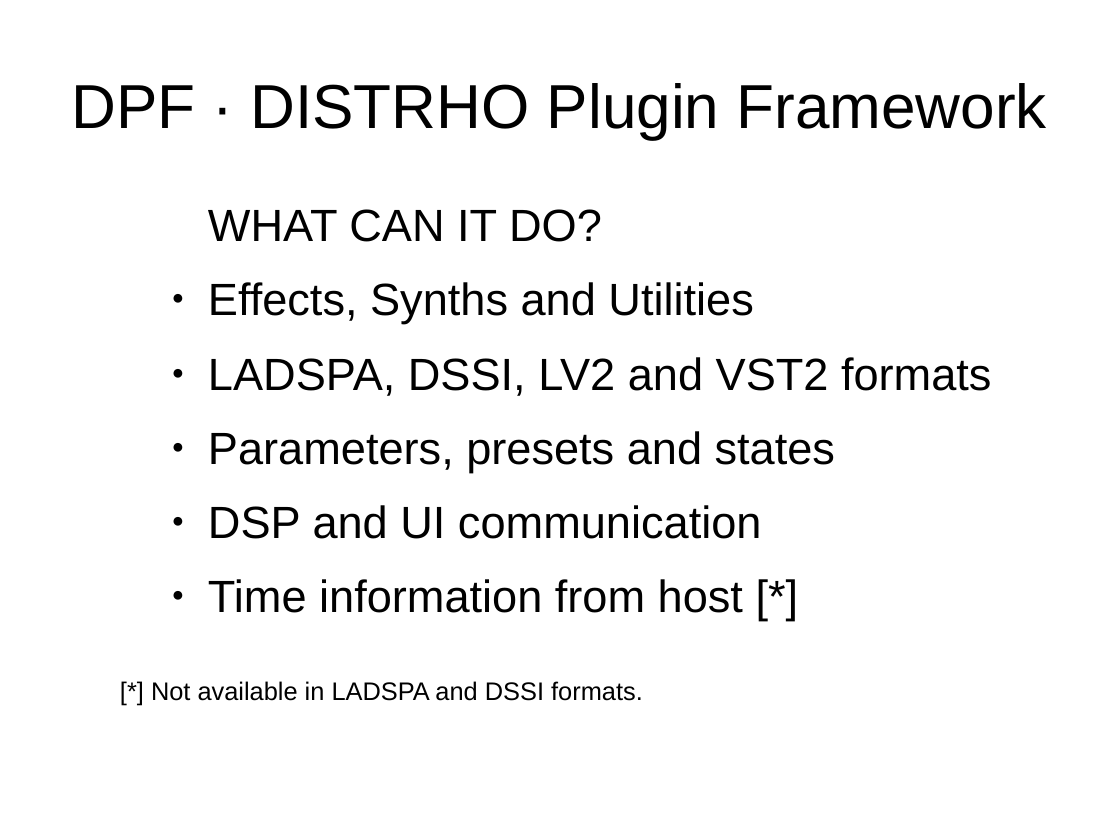
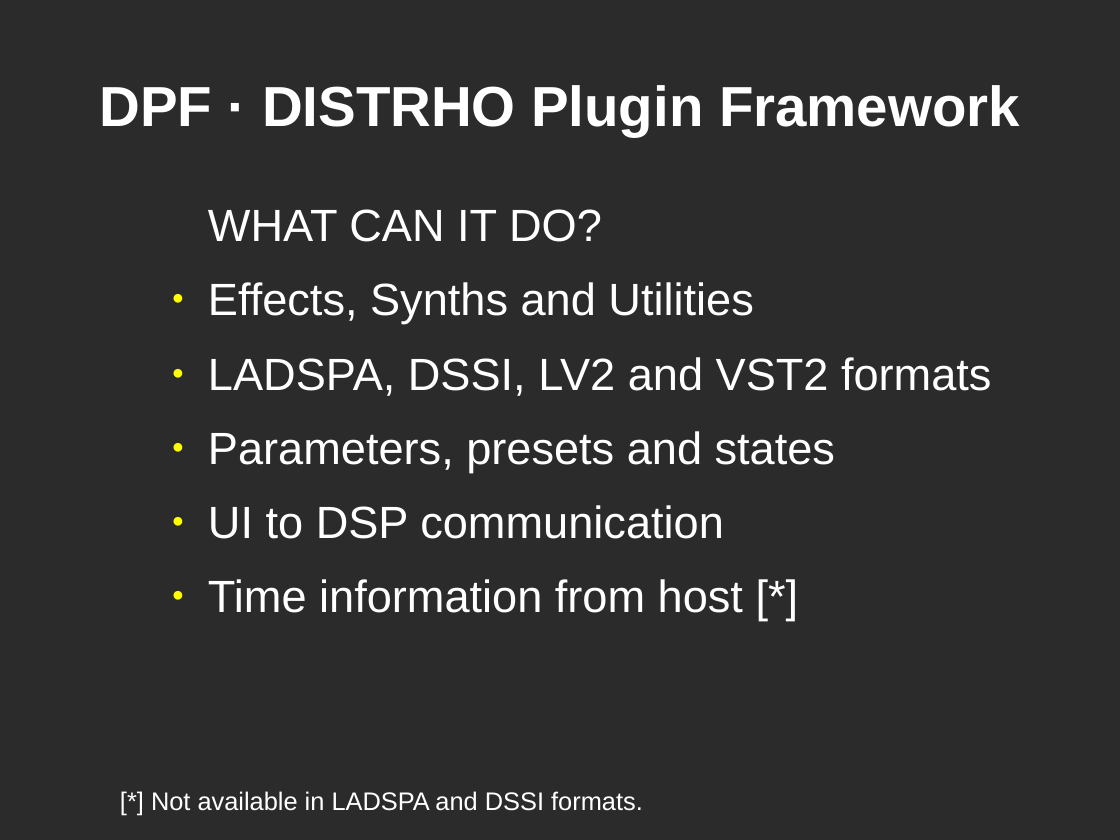
Before and after one commit to DISTRHO/DPF, a slide deck: slide 5 of lac/2014-small-talk.odp. Drawn at 1120x840 pixels with LibreOffice and Linux fonts; fonts in the diff are those of the drawing; background and template pictures are left out; a plain dark background stands for a picture behind light text. Boxes give left, top, right and bottom in pixels: in the first picture for what was removed or moved away, otherwise in the second. Text is boxed around its words. In the diff, an @@ line names an element or a change of style, - is before the commit and + after.

```diff
--- a/lac/2014-small-talk.odp
+++ b/lac/2014-small-talk.odp
@@ background #FFFFFF to picture (left out) @@
@@ title "DPF · DISTRHO Plugin Framework" at (99,85,1020,136): size 44 to 40 pt, text colour #000000 to #FFFFFF, bold on @@
@@ text at (208,209,991,613): text colour #000000 to #FFFFFF in "WHAT CAN IT DO?", "Effects, Synths and Utilities", "LADSPA, DSSI, LV2 and VST2 formats", "Parameters, presets and states" and 1 more places; bullet colour #000000 to #FFFF00 @@
@@ text at (208,505,724,539): text changed; text colour #000000 to #FFFFFF @@
-● DSP and UI communication
+● UI to DSP communication
@@ title "[*] Not available in LADSPA ...": place and size @@
-title "[*] Not available in LADSPA ..." at (151,681,643,701)
+title "[*] Not available in LADSPA ..." at (151,791,643,811)
@@ title "[*] Not available in LADSPA ..." at (151,791,643,811): text colour #000000 to #FFFFFF @@
```
Also in this commit, not shown: 8 other slides changed, 1 slide added, 2 other files.
